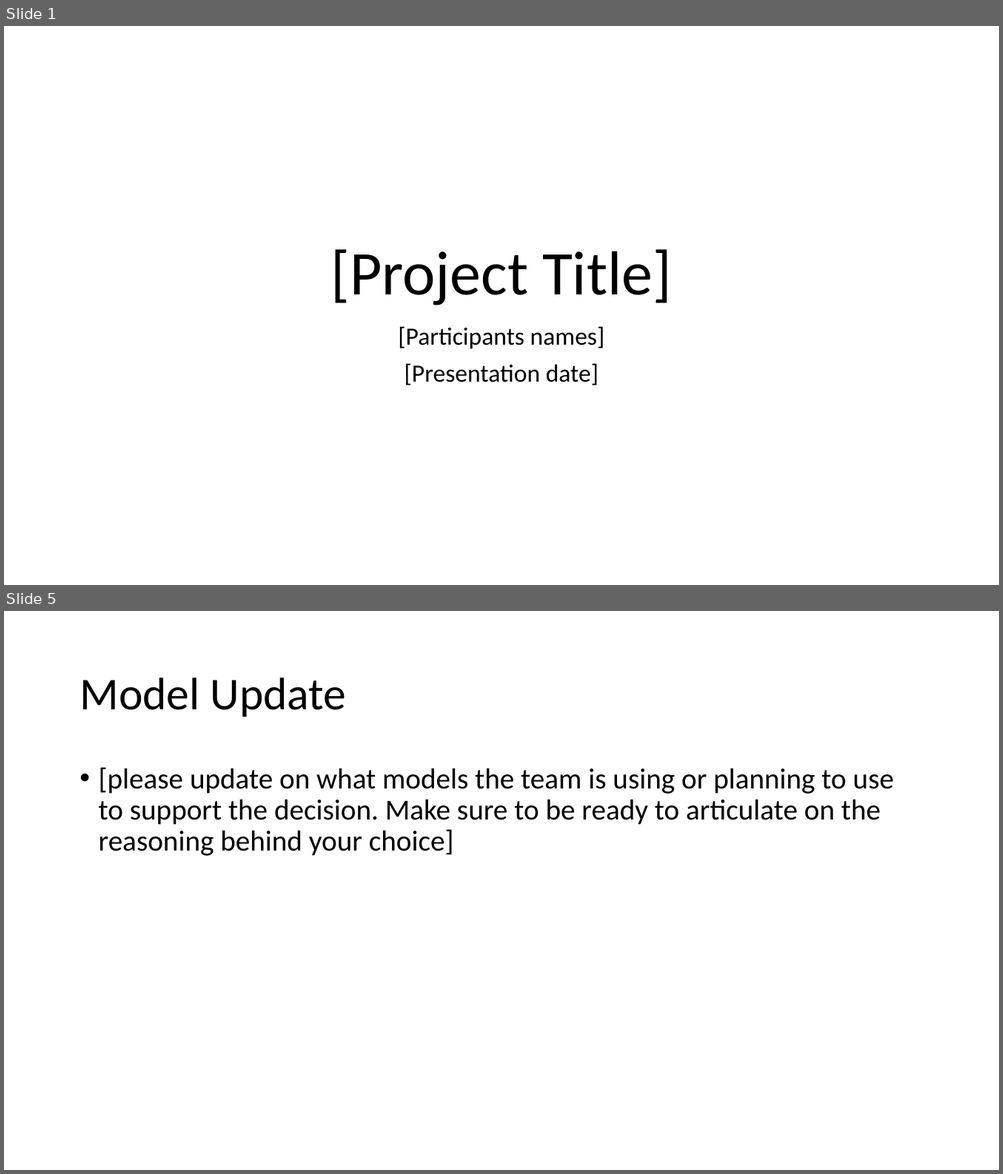
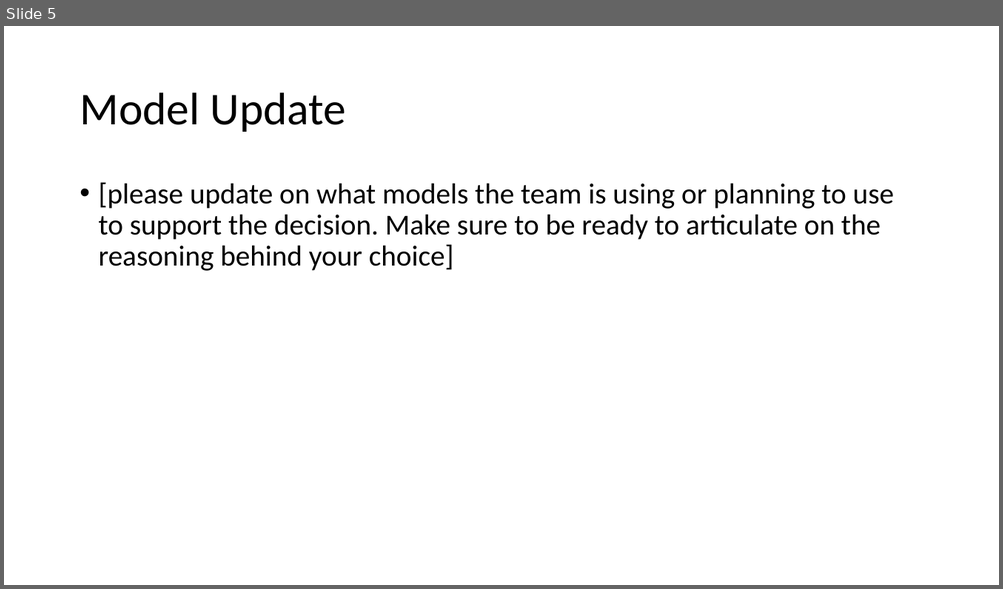
Before and after one commit to donaldsonm731/Asthma_Prediction, a slide deck: Mid_Semester_Pres.pptx. Shown one above the other, each under a label of ours: slides 1 and 5 before the commit, slide 5 after it; the slides between them are not shown. The pictures are 1003x1174 and 1003x589 pixels, drawn with LibreOffice and Linux fonts; fonts in the diff are those of the drawing. Boxes give left, top, right and bottom in pixels: in the first picture for what was removed or moved away, otherwise in the second. Text is boxed around its words. In the diff, an @@ line names an element or a change of style, - is before the commit and + after.

```diff
--- a/Mid_Semester_Pres.pptx
+++ b/Mid_Semester_Pres.pptx
@@ slide 1 removed at (4, 26, 999, 585), background #FFFFFF @@
@@ title removed at (330, 249, 671, 306) @@
-[Project Title]
@@ subtitle removed at (398, 326, 605, 386) @@
-[Participants names]
-[Presentation date]
```
Also in this commit, not shown: 3 slides changed, 2 slides added, 1 other slide removed.
